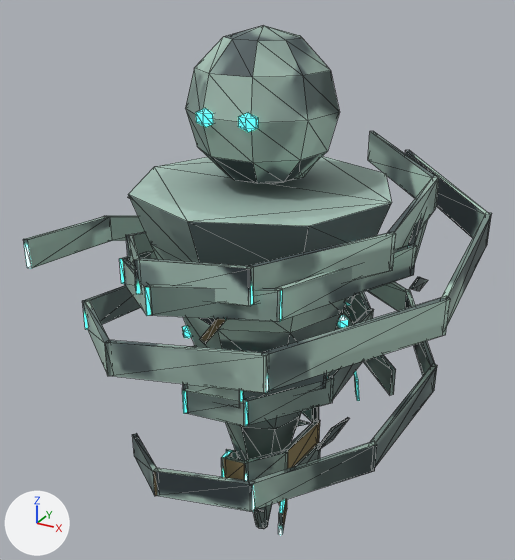
A saved change to the glTF model assets/models/spirit_wind.glb.
Before and after are seen from a 50 mm lens placed at (0.751, -1.393, 1.453), pointed at (-0.045, 0.055, 0.729). The lights are fixed; the arrows at lower left show +X, +Y and +Z. The first picture is the older version. Mesh edges are drawn as thin lines. Vertices at exactly the same position are counted once.

The older version as bpy lines, for what is in view:
```python
me_spiritwindmesh = bpy.data.meshes.new('SpiritWindMesh')
me_spiritwindmesh.from_pydata(...)  # 957 vertices, 1550 faces; spans x -0.52..0.481, y -0.443..0.519, z -0.008..1.34
me_spiritwindmesh.materials.append(mat_spiritwindmesh_baked)
ob_spiritwindmesh = bpy.data.objects.new('SpiritWindMesh', me_spiritwindmesh)
ob_spiritwindmesh.location = (0.0, 0.0, 0.0)
```
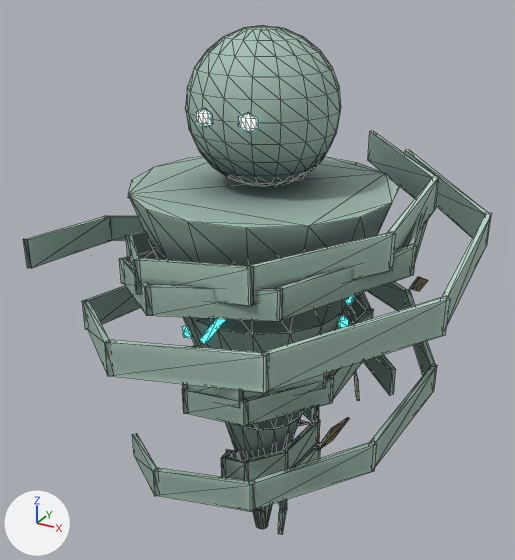
Changed parts and their boxes [x1, y1, x2, y2] in the pictures (515 x 560 px):
'SpiritWindMesh', reshaped
    before: [23, 26, 492, 535]
    after: [23, 25, 492, 535]
part 1 of me_spiritwindmesh, added
    after: [128, 25, 399, 529]
part 2 of me_spiritwindmesh, surface changed
    both: [23, 131, 492, 535]

The change, as a list of edits to the scene's bpy script:
```text
Change me_spiritwindmesh:
    used by ob_spiritwindmesh; location = (0.0, 0.0, 0.0)
    remove me_spiritwindmesh.from_pydata(...)  # 957 vertices, 1550 faces; spans x -0.52..0.481, y -0.443..0.519, z -0.008..1.34
    add me_spiritwindmesh.from_pydata(...)  # 1334 vertices, 2352 faces; spans x -0.52..0.481, y -0.443..0.519, z -0.008..1.34
    me_spiritwindmesh part 1: 377 vertices added at x -0.283..0.283, y -0.283..0.283, z 0.0..1.334
    me_spiritwindmesh part 2: 1162 kept faces spanning x -0.52..0.481, y -0.443..0.519, z -0.008..1.06 get new texture (UV) coordinates
```
